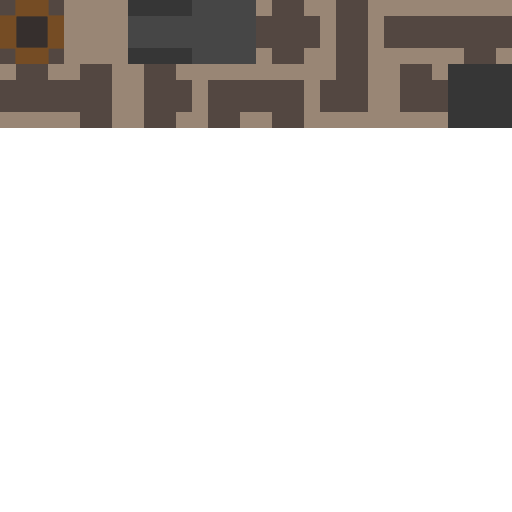
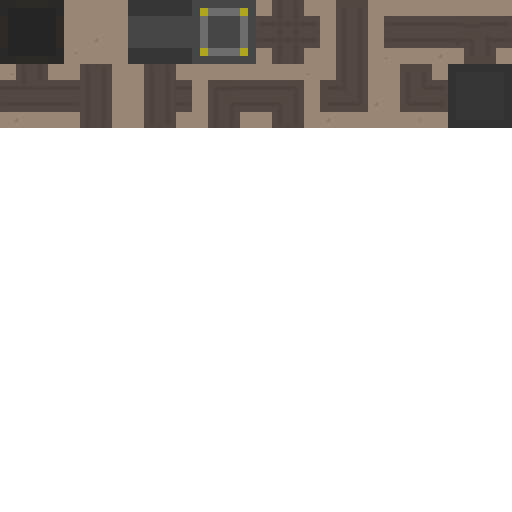
Layers edited between the first and the second 512px x 512px image:
added layer "border" above "pebbles" over bbox(448, 64, 512, 128)
added layer "pebbles" (23%) above "road d" over bbox(11, 7, 505, 124)
added layer "road d" (22%) above "destination" over bbox(0, 0, 511, 127)
added layer "destination" (1st of 3) above "hole" over bbox(200, 8, 248, 56)
added layer "hole" above "version2" over bbox(0, 0, 64, 64)
added group "version1" with 42 layers above "Layer 30" over bbox(0, 0, 512, 128)
moved "blank" (2nd of 2, in "version1") into group "version1" over bbox(75, 15, 121, 54)
moved "obstacle1" (2nd of 2, in "version1") into group "version1" over bbox(0, 0, 64, 64)
moved "destination" (3rd of 3, in "version1") into group "version1" over bbox(200, 8, 248, 56)
moved "all way" (2nd of 2, in "version1") into group "version1" over bbox(257, 0, 318, 63)
moved "two way vertical" (2nd of 2, in "version1") into group "version1" over bbox(320, 6, 380, 64)
moved "two way horizontal" (2nd of 2, in "version1") into group "version1" over bbox(385, 7, 448, 59)
moved "three way down" (2nd of 2, in "version1") into group "version1" over bbox(448, 7, 511, 58)
moved "three way up" (2nd of 2, in "version1") into group "version1" over bbox(0, 64, 64, 122)
moved "three way left" (2nd of 2, in "version1") into group "version1" over bbox(64, 65, 121, 127)
moved "three way right" (2nd of 2, in "version1") into group "version1" over bbox(135, 65, 192, 126)
moved "corner bottom right" (2nd of 2, in "version1") into group "version1" over bbox(200, 71, 256, 127)
moved "corner bottom left" (2nd of 2, in "version1") into group "version1" over bbox(256, 71, 309, 126)
moved "corner top left" (2nd of 2, in "version1") into group "version1" over bbox(326, 64, 378, 124)
moved "corner top right" (2nd of 2, in "version1") into group "version1" over bbox(406, 70, 445, 121)
moved "Layer 29" (2nd of 2, in "version1") into group "version1" over bbox(448, 64, 512, 128)
…and 1 more changes (1 added)
